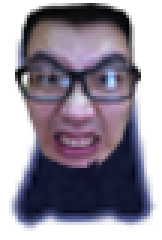
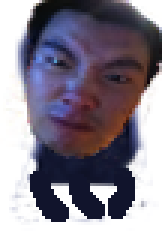
Two versions of the same layered image (w=162, h=240). Layer-by-layer changes:
hid "Layer 1" over [15, 3, 141, 168]
added layer "Layer 3" above "Layer 2" over [3, 0, 162, 177]
painted on "Layer 0" over [9, 144, 159, 231]
